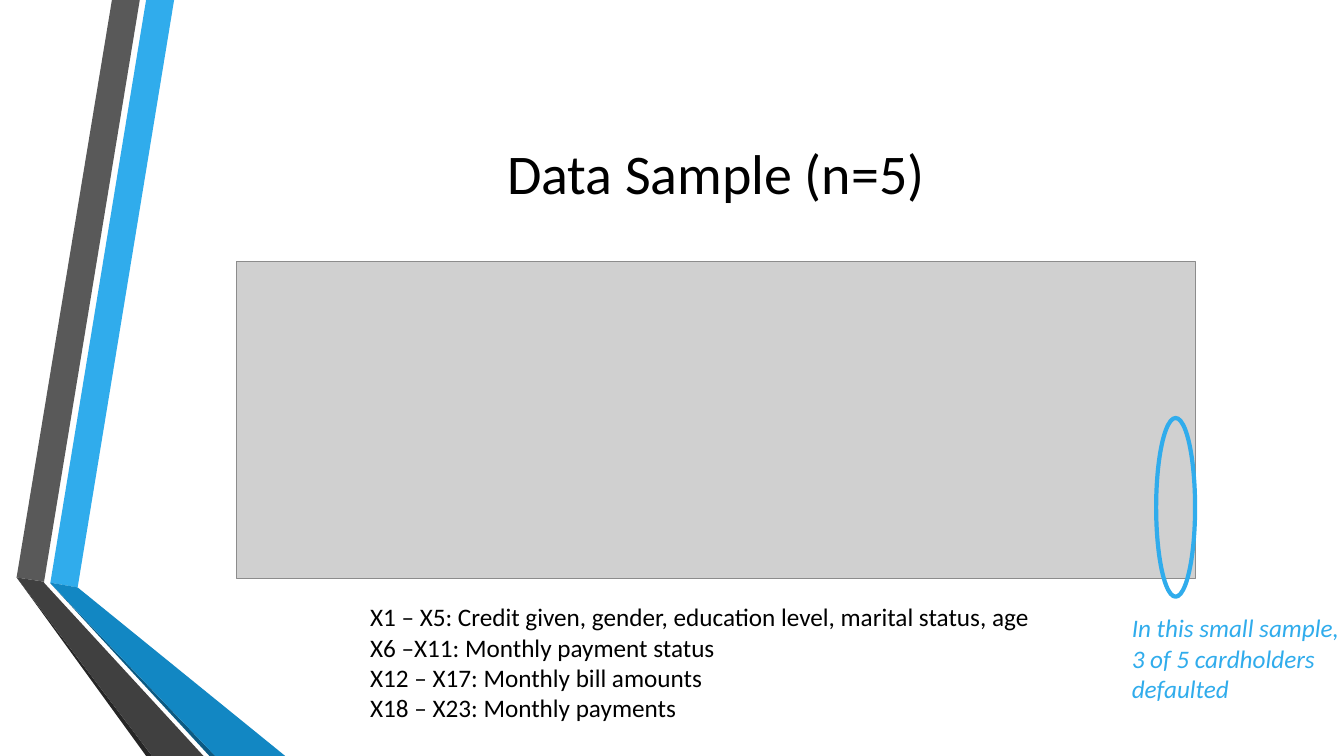
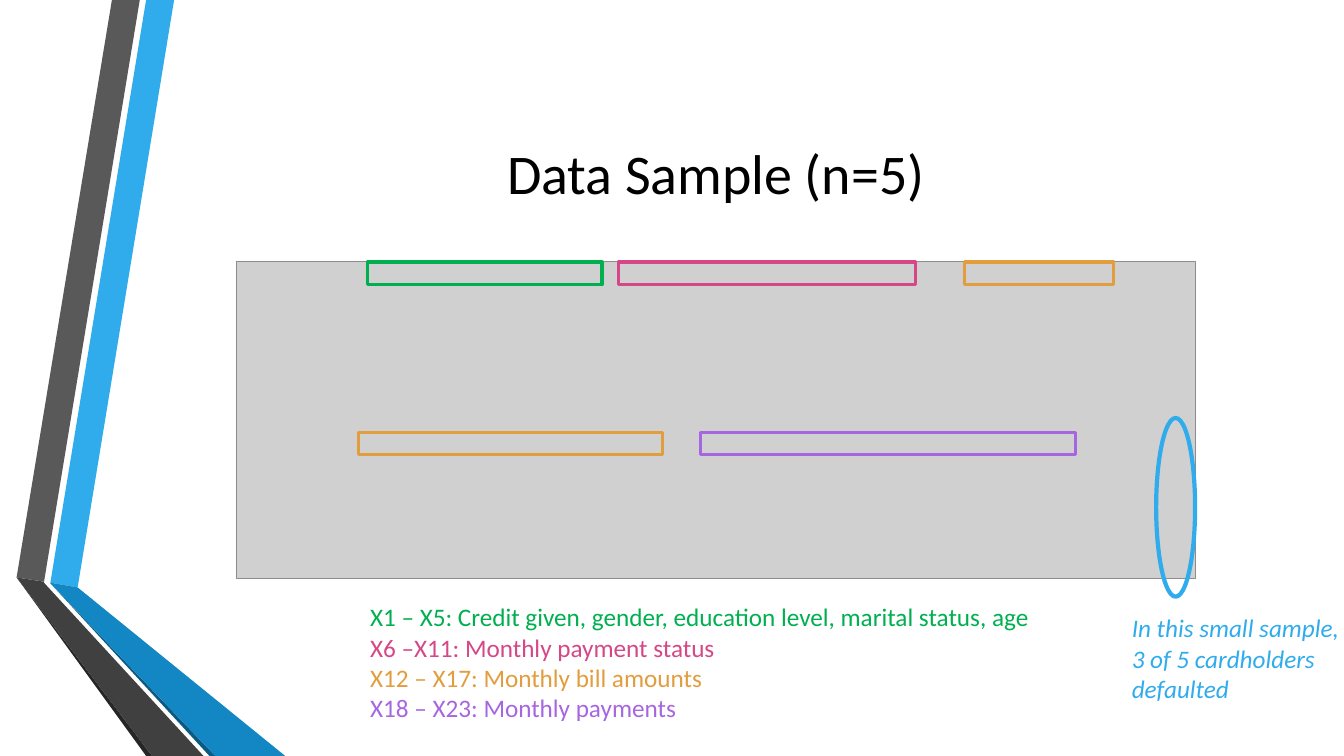
Before and after one commit to jb08/credit_card_default_ML, a slide deck: slide 3 of Predicting_Credit_Card_defaults.pptx. Drawn at 1344x756 pixels with LibreOffice and Linux fonts; fonts in the diff are those of the drawing; grey boxes stand for pictures; background and template pictures are left out. Boxes give left, top, right and bottom in pixels: in the first picture for what was removed or moved away, otherwise in the second. Text is boxed around its words. In the diff, an @@ line names an element or a change of style, - is before the commit and + after.

```diff
--- a/Predicting_Credit_Card_defaults.pptx
+++ b/Predicting_Credit_Card_defaults.pptx
@@ rectangle added at [368, 262, 602, 285], outline #00B050 2.25 pt @@
@@ rectangle added at [618, 262, 915, 285], outline #D64787 2.25 pt @@
@@ rectangle added at [965, 262, 1114, 284], outline #E29D3E 2.25 pt @@
@@ rectangle added at [359, 433, 662, 455], outline #E29D3E 2.25 pt @@
@@ rectangle added at [701, 433, 1076, 455], outline #A666E1 2.25 pt @@
@@ text "X1 – X5: Credit given, ..." at [370, 608, 1028, 721]: text colour #000000 to #00B050 in "X1 – X5: Credit given, gender, education ..."; text colour #000000 to #D64787 in "X6 –X11: Monthly payment status"; text colour #000000 to #E29D3E in "X12 – X17: Monthly bill amounts"; text colour #000000 to #A666E1 in "X18 – X23: Monthly payments" @@
```
Also in this commit, not shown: 5 other slides changed, 3 slides added, 1 slide removed, 2 other files.
